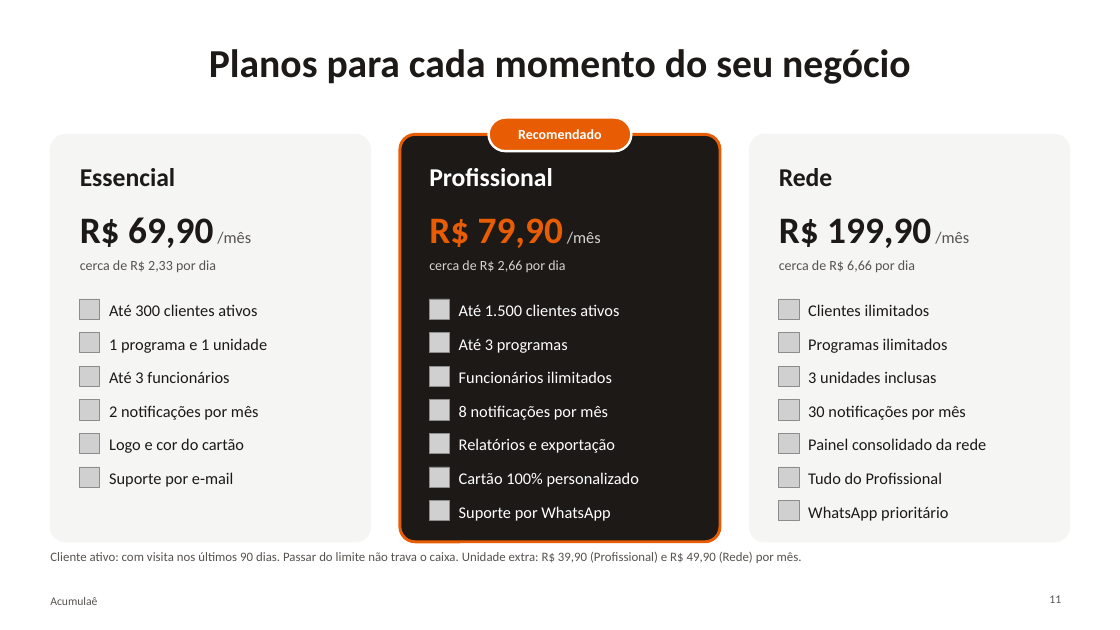
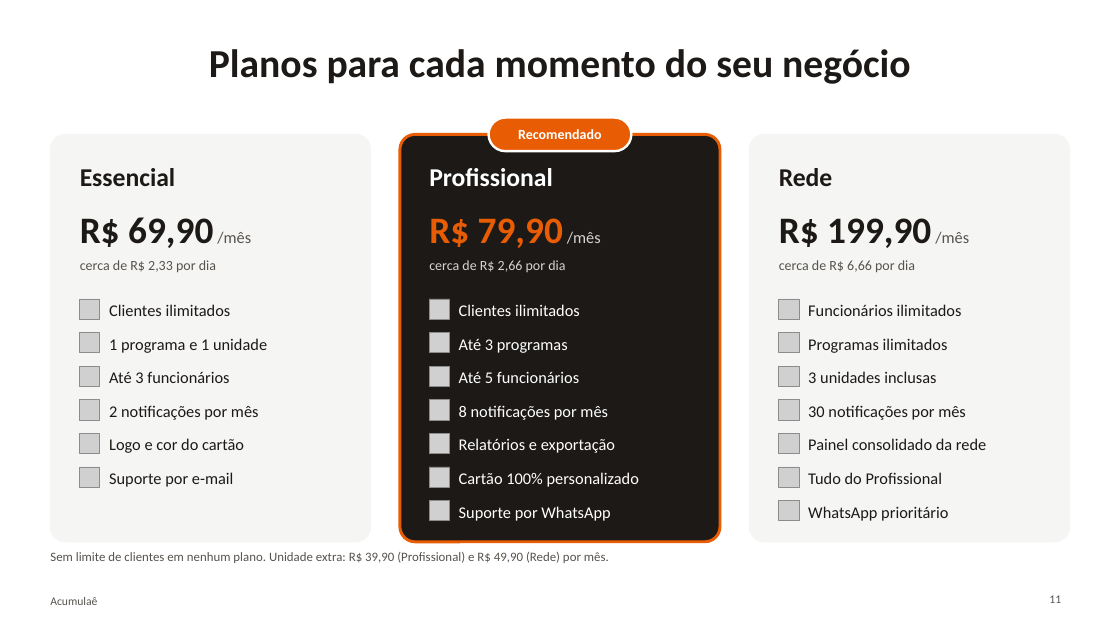
Before and after one commit to luizgfelipe/acumulae, a slide deck: slide 11 of Acumulae-apresentacao-comercial.pptx. Drawn at 1120x630 pixels with LibreOffice and Linux fonts; fonts in the diff are those of the drawing; grey boxes stand for pictures. Boxes give left, top, right and bottom in pixels: in the first picture for what was removed or moved away, otherwise in the second. Text is boxed around its words. In the diff, an @@ line names an element or a change of style, - is before the commit and + after.

```diff
--- a/Acumulae-apresentacao-comercial.pptx
+++ b/Acumulae-apresentacao-comercial.pptx
@@ text at (x1=109, y1=304, x2=231, y2=316): text changed @@
-Até 300 clientes ativos
+Clientes ilimitados
@@ text at (x1=459, y1=304, x2=580, y2=316): text changed @@
-Até 1.500 clientes ativos
+Clientes ilimitados
@@ text at (x1=808, y1=304, x2=962, y2=316): text changed @@
-Clientes ilimitados
+Funcionários ilimitados
@@ text at (x1=459, y1=372, x2=579, y2=383): text changed @@
-Funcionários ilimitados
+Até 5 funcionários
@@ text at (x1=50, y1=552, x2=609, y2=563): text changed @@
-Cliente ativo: com visita nos últimos 90 dias. Passar do limite não trava o caixa. Unidade extra: R$ 39,90 (Profissional) e R$ 49,90 (Rede) por mês.
+Sem limite de clientes em nenhum plano. Unidade extra: R$ 39,90 (Profissional) e R$ 49,90 (Rede) por mês.
```
Also in this commit, not shown: 2 other slides changed.
